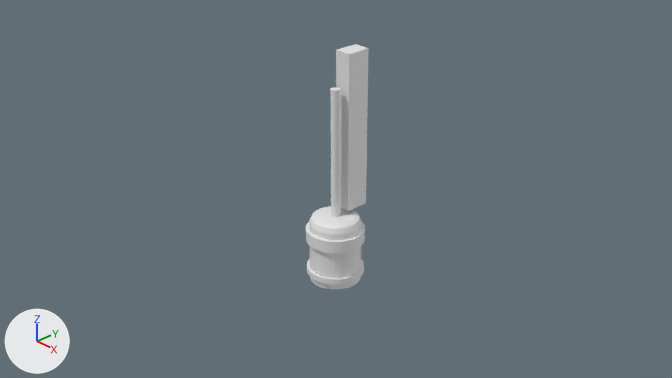
The Blender file silicon_ingot_machine.blend as it was, and as the next commit left it.
Camera for both pictures: the file's camera 'Camera'. The axes (+X, +Y, +Z) are drawn at lower left. The lights are the same throughout.

Before the edit, the objects in view are built like this:
```python
me_cylinder = bpy.data.meshes.new('Cylinder')
me_cylinder.from_pydata(...)  # 456 vertices, 424 faces; spans x -0.37..0.37, y -0.37..0.42, z -0.91..2.02
ob_cylinder = bpy.data.objects.new('Cylinder', me_cylinder)
ob_cylinder.location = (0.0, 0.0, -0.385)
```
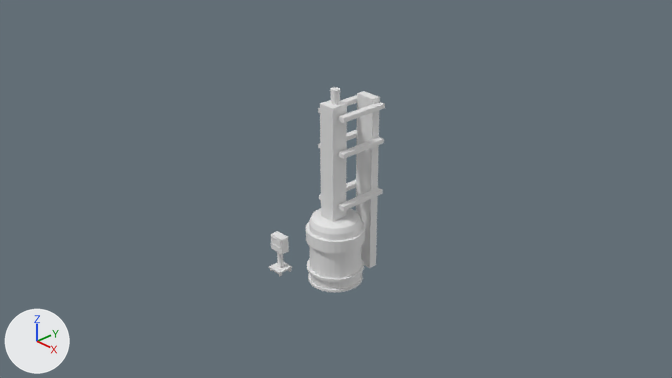
Commit message: minor updates to silicon ingot machine

Changed parts and their boxes [x1, y1, x2, y2] in the pictures (672 x 378 px; the box of a moved part takes in the faces that stretch with it):
'Cylinder', reshaped (83% wider, 16% shorter): before [306, 44, 369, 289]; after [269, 87, 385, 292]
part 1 of me_cylinder, added: after [318, 91, 385, 268]
part 2 of me_cylinder, added: after [269, 231, 292, 274]
part 3 of me_cylinder, moved or reshaped: before [307, 268, 364, 289]; after [307, 268, 364, 292]
part 4 of me_cylinder, built on: before [336, 44, 369, 211]; after [320, 87, 347, 222]

Patch to the scene script:
```diff
--- a/silicon_ingot_machine.blend.py
+++ b/silicon_ingot_machine.blend.py
@@ me_cylinder @@
 # used by ob_cylinder; location = (0.0, 0.0, -0.385)
-me_cylinder.from_pydata(...)  # 456 vertices, 424 faces; spans x -0.37..0.37, y -0.37..0.42, z -0.91..2.02
+me_cylinder.from_pydata(...)  # 939 vertices, 924 faces, 1 loose edge; spans x -0.75..0.37, y -0.47..0.6, z -0.98..1.6
+# me_cylinder part 1: a new loose piece of 80 vertices spanning x -0.22..0.22, y -0.07..0.6, z -0.94..1.39
+# me_cylinder part 2: a new loose piece of 47 vertices spanning x -0.75..-0.53, y -0.47..-0.26, z -0.92..-0.45
+# me_cylinder part 3: 64 vertices moved from x -0.36..0.36, y -0.36..0.36, z -0.81 to x -0.36..0.36, y -0.36..0.36, z -0.78..-0.77; 64 vertices added at x -0.35..0.35, y -0.35..0.35, z -0.94..-0.91
+# me_cylinder part 4: 8 vertices moved from x -0.11..0.11, y 0.11..0.42, z 0.02..2.02 to x -0.11..0.11, y -0.08..0.08, z -0.07..1.43; 36 vertices added at x -0.11..0.11, y -0.14..0.02, z -0.07..1.6
```
